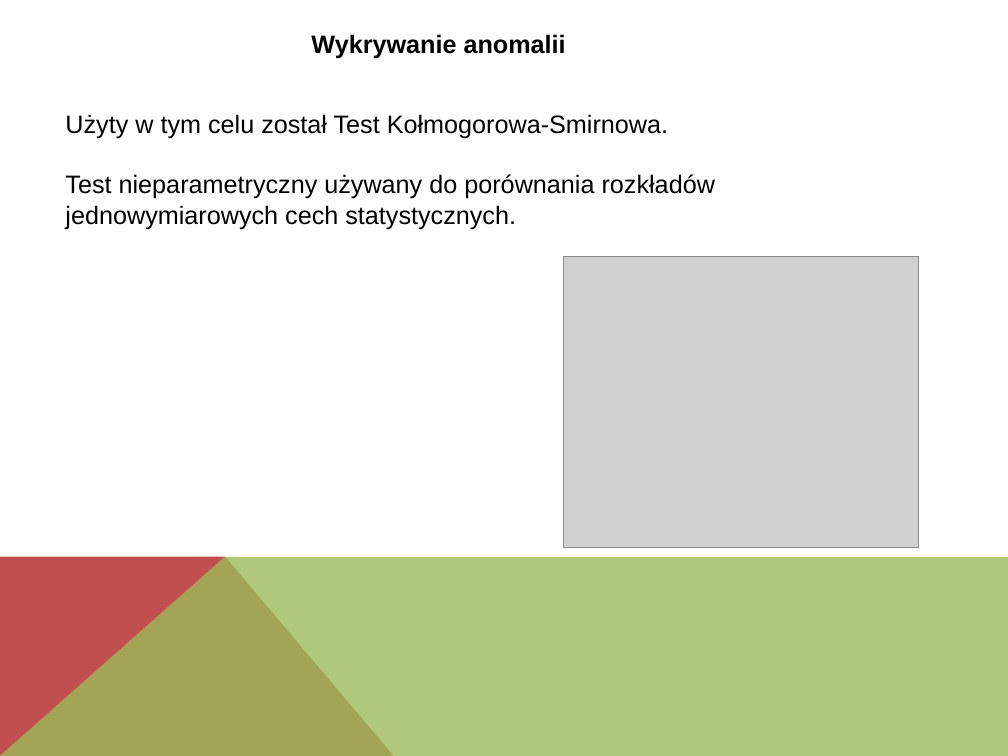
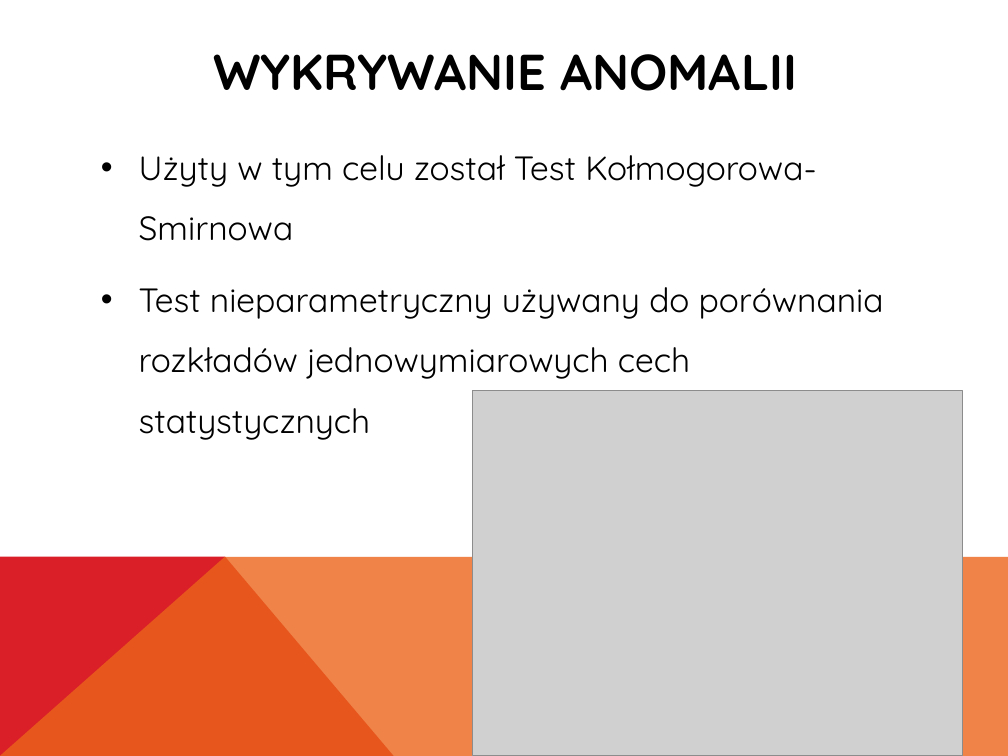
Before and after one commit to Waszker/PhysionetChallenge, a slide deck: slide 9 of Report and presentation/Prezentacja.pptx. Drawn at 1008x756 pixels with LibreOffice and Linux fonts; fonts in the diff are those of the drawing; grey boxes stand for pictures. Boxes give left, top, right and bottom in pixels: in the first picture for what was removed or moved away, otherwise in the second. Text is boxed around its words. In the diff, an @@ line names an element or a change of style, - is before the commit and + after.

Commit message:
presentation

```diff
--- a/Report and presentation/Prezentacja.pptx
+++ b/Report and presentation/Prezentacja.pptx
@@ title "WYKRYWANIE ANOMALII" at [213,54,797,91]: vertical alignment top to middle @@
@@ title at [213,54,797,91]: text changed; size 18 to 36 pt; font Arial to Quicksand @@
-Wykrywanie anomalii
+WYKRYWANIE ANOMALII
@@ text at [139,155,884,440]: text changed; size 18 to 24 pt; font Arial to Quicksand @@
-Użyty w tym celu został Test Kołmogorowa-Smirnowa.
-Test nieparametryczny używany do porównania rozkładów jednowymiarowych cech statystycznych.
+• Użyty w tym celu został Test Kołmogorowa-Smirnowa
+• Test nieparametryczny używany do porównania rozkładów jednowymiarowych cech statystycznych
@@ picture: place and size @@
-picture at [563,256,918,547]
+picture at [473,391,963,756]
@@ freeform shape at [0,556,394,756]: fill #C0504D to #DA1F28 @@
@@ freeform shape at [0,556,1008,756]: fill #9BBB59 at 80% opacity to #EB641B at 80% opacity @@
```
Also in this commit, not shown: 9 other slides changed.
